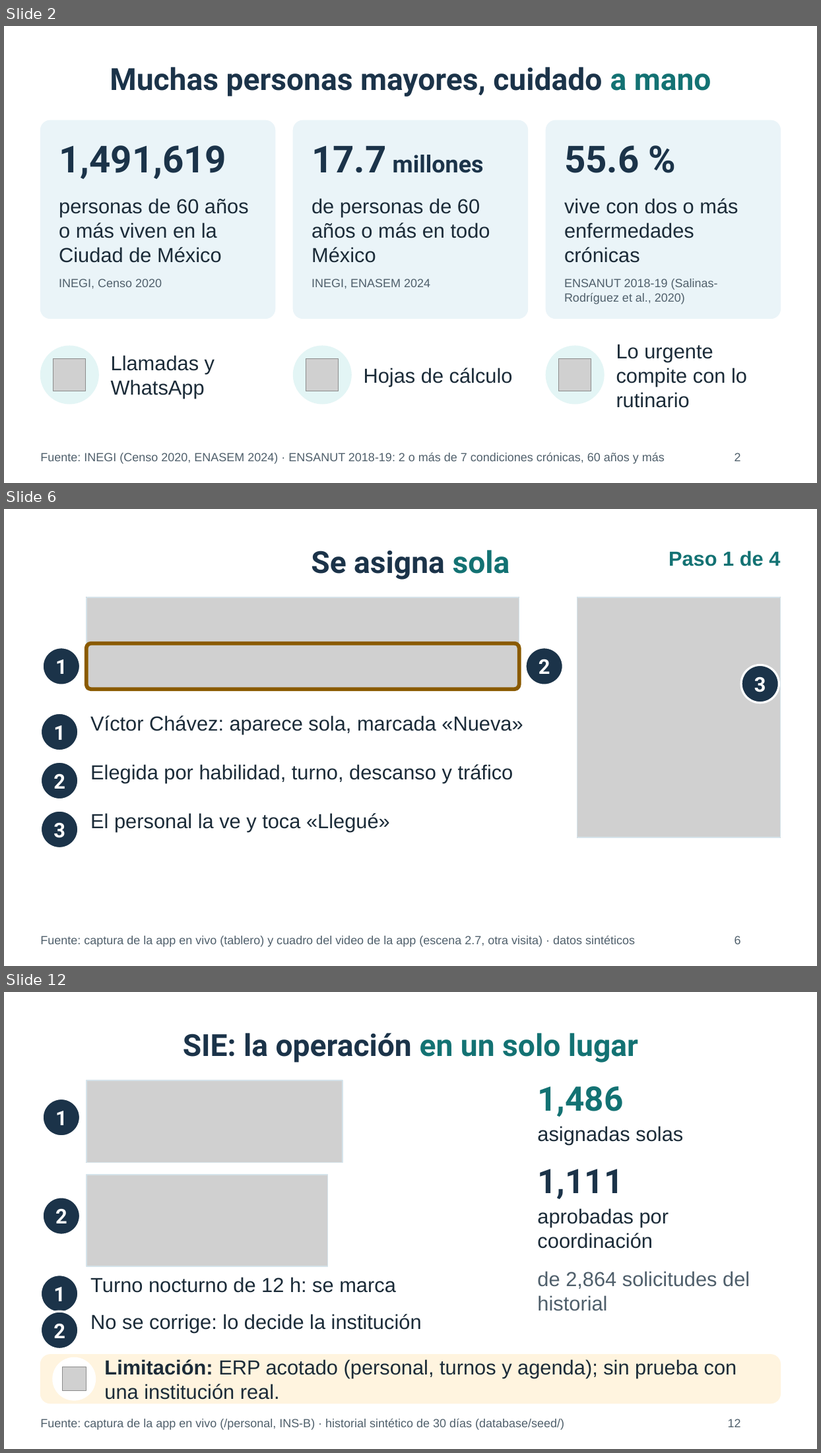
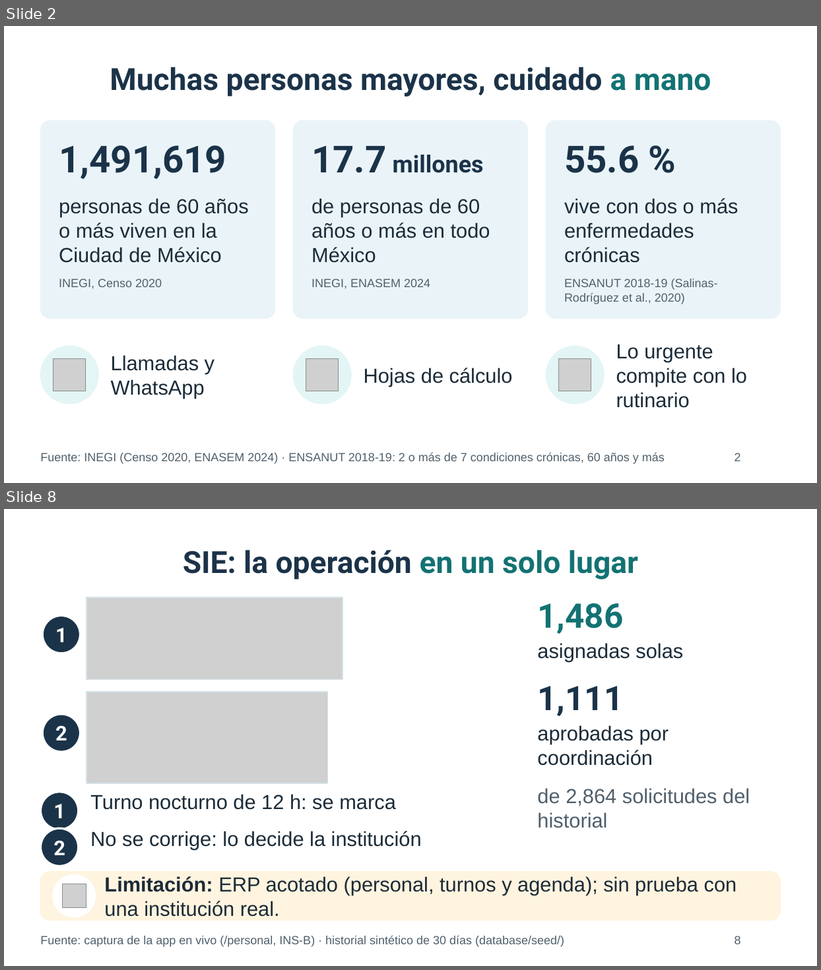
Before and after one commit to daviddzd/vela, a slide deck: docs/presentacion/enlaza_coloquio_capturas.pptx. Shown one above the other, each under a label of ours: slides 2, 6 and 12 before the commit, slides 2 and 8 after it; the slides between them are not shown. The pictures are 821x1453 and 821x970 pixels, drawn with LibreOffice and Linux fonts; fonts in the diff are those of the drawing; grey boxes stand for pictures; background and template pictures are left out. Boxes give left, top, right and bottom in pixels: in the first picture for what was removed or moved away, otherwise in the second. Text is boxed around its words. In the diff, an @@ line names an element or a change of style, - is before the commit and + after.

```diff
--- a/docs/presentacion/enlaza_coloquio_capturas.pptx
+++ b/docs/presentacion/enlaza_coloquio_capturas.pptx
@@ slide 6 removed at [4, 509, 817, 966], background #FFFFFF @@
@@ title removed at [311, 550, 510, 580] @@
-Se asigna sola
@@ text removed at [669, 551, 780, 566] @@
-Paso 1 de 4
@@ picture removed at [86, 597, 519, 690] @@
@@ rectangle removed at [86, 597, 519, 690] @@
@@ picture removed at [578, 597, 781, 838] @@
@@ rectangle removed at [578, 597, 781, 838] @@
@@ rounded rectangle removed at [86, 643, 519, 689] @@
@@ ellipse removed at [42, 648, 81, 685] @@
@@ text removed at [55, 659, 67, 674] @@
-1
@@ ellipse removed at [525, 648, 564, 685] @@
@@ text removed at [539, 659, 550, 674] @@
-2
@@ ellipse removed at [741, 665, 780, 703] @@
@@ text removed at [754, 677, 766, 692] @@
-3
@@ ellipse removed at [40, 714, 79, 751] @@
@@ text removed at [54, 725, 65, 740] @@
-1
@@ text removed at [90, 716, 523, 735] @@
-Víctor Chávez: aparece sola, marcada «Nueva»
@@ ellipse removed at [40, 762, 79, 800] @@
@@ text removed at [90, 764, 514, 783] @@
-Elegida por habilidad, turno, descanso y tráfico
@@ text removed at [54, 774, 65, 789] @@
-2
@@ ellipse removed at [40, 811, 79, 849] @@
@@ text removed at [54, 823, 65, 838] @@
-3
@@ text removed at [90, 813, 390, 832] @@
-El personal la ve y toca «Llegué»
@@ text removed at [40, 935, 635, 947] @@
-Fuente: captura de la app en vivo (tablero) y cuadro del video de la app (escena 2.7, otra visita) · datos sintéticos
@@ page number removed at [735, 936, 741, 945] @@
-6
@@ what was slide 12 is now slide 8 @@
@@ page number at [735, 936, 741, 945]: text changed @@
-12
+8
```
Also in this commit, not shown: 9 slides changed, 4 other slides removed, 8 other files.
